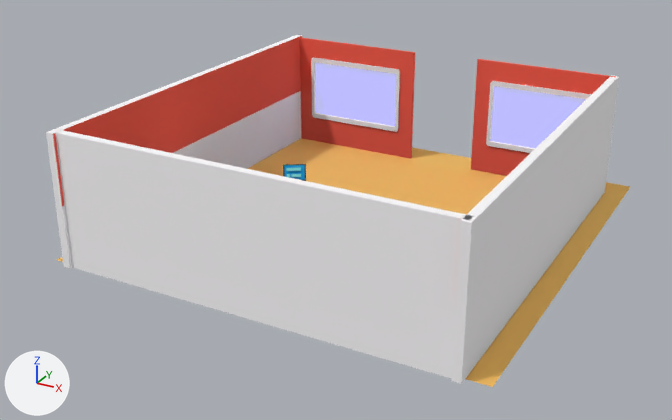
An edit to the glTF model assets/models/restraunt.glb, drawn before and after from the same camera.
Camera for both pictures: a 50 mm camera at (25.2, -40.1, 23.8) aimed at (0.4, 4.8, 1.3). Every picture has the same lights, and +X, +Y and +Z are marked at lower left. Vertices at the same position are counted once.

The first picture shows 'backWall.001'.
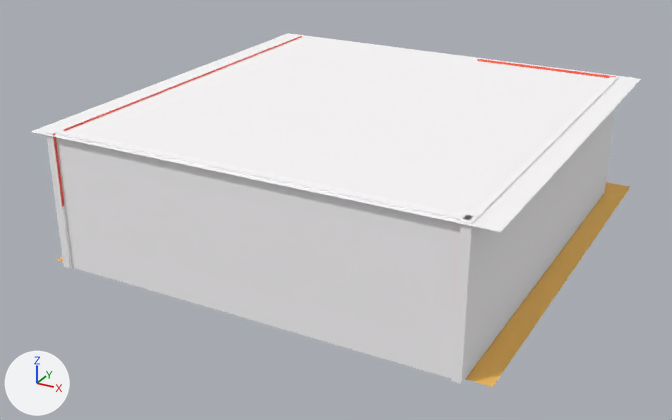
The change in detail:
me_backwall_002 is used by ob_backwall_001; location (1.51, -6.43, 3.95).
Verts and faces of me_backwall_002; kept vertices keep their numbers, new ones are numbered from 878.
me_backwall_002 had 878 vertices, 1498 faces and spanned x -13.0..13.0, y -0.4..26.9, z -4.0..4.0.
me_backwall_002 now has 882 vertices, 1500 faces and spans x -13.0..13.0, y -0.5..26.9, z -4.0..4.0.
Part 1, on me_backwall_002:
New vertex 878 is at (13.0, -0.5, 3.8), pixel (500, 232).
New vertex 879 is at (-13.0, -0.5, 3.8), pixel (30, 131).
New vertex 880 is at (13.0, 25.5, 3.8), pixel (641, 78).
New vertex 881 is at (-13.0, 25.5, 3.8), pixel (288, 33).
New faces: (878, 879, 881), (878, 881, 880).

Location of each change, (x1, y1, x2, y2) in pixels of the pictures (672 x 420 px):
'backWall.001', reshaped: before (46, 35, 630, 387); after (31, 33, 641, 387)
part 1 of me_backwall_002, added: after (31, 33, 641, 232)
